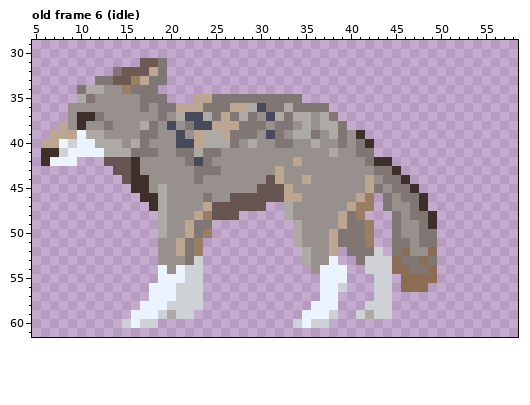
Pixel-art file, stored at Art shit/Character Art/Wolf+LJ/Wolf.ase. The picture above is the old version.
64x64 pixels, 7 frames. Shown: old frame 6 (idle): x 5..58, y 29..61. The commit also changed other frames, which this record leaves out.
Once edited:
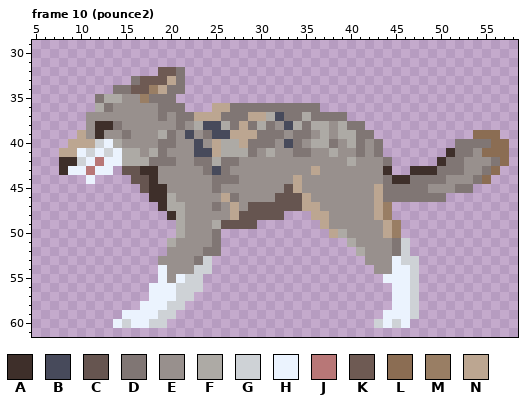
Palette (. is transparent): A #3e2f2a  B #474a5b  C #665550  D #807674  E #98908d  F #adaaa5  G #ced2d6  H #ebf3fe  J #b87777  K #6e5a53  L #8b6d53  M #997e64  N #bca691
A new or re-ordered frame is compared with the old frame closest to it.
From the commit log: added wolf pounce2 animation
From old to new:
frames 7 -> 10
--- frame 10 (pounce2) is new; against old frame 6 (idle)
@@ x 5..58 @@
 30 ......................................................
-31 ............KKD.......................................
-32 .........DKKKND.......................................
-33 .......DDKKMNDD.......................................
-34 .....DFFEEMDDD........................................
-35 .....FDEEEEEDDD...NNDDDDDDDDDD........................
-36 ....EEEEEEEEDEDDNNNDDDNNFBDDFDDDD.....................
-37 ....EAADEEEEEEDEFBBFDNDFDEBFDFFEFD....................
-38 ...NEAEEDEEEFDEBEDBBNNNDDDEDDEFEFFD...................
-39 ..NNNHFFEEEEDDEEBENFFNDDDEBDEFFDEFDEA.................
-40 .NNHGHHFFFEFDEEEBBNFFFDEFEEDDEEFEEDEDA................
-41 .AAGHHHHFFFDDDEEDDFDDEEEEEEEEEEEEFEEDD................
-42 .AHHH...CCCAEEEEEDBDEEEEEEEEENEEEEEEEDAA..............
-43 .........CCAEEEEEEDDDEEEEEENEEEEEEEEEEDDA.............
-44 ..........CAAEEEEEDEEEEEEECNEENEEEEEENEDDA............
-45 ...........AAEFEEEEEEEEEECCCNEEEEEEEENDEDDA...........
-46 ............AAFEEEEDEECCCCCCNNEEEEEENM.DEDDA..........
-47 .............AFEEEENCCCCCC..FEEEEEENMM.DEEDA..........
-48 ..............FEEENMCCC.....FEEEEENDM...DEDDA.........
-49 ..............FEENDD.........FEEEENDDM..DEEDA.........
-50 ..............FEENDM.........FEEENDDDM..DEEDD.........
-51 ..............EENDM..........FEEENDDDM..DDEDD.........
-52 ..............EENDM...........FEEN.DDDG.DLEEL.........
-53 ..............EEEDG...........FEEH..DGGGLDDLD.........
-54 ..............HEHGG............EHHH..GGGLLDDL.........
-55 ..............HHHGG.............HHH...GG.LLLL.........
-56 .............HHHGGG.............HHG...GG.LLL..........
-57 .............HHHGGG.............HH....GG..............
-58 ............HHHGGGG............HHH...GGG..............
-59 ...........HHHGFGG............HHHG..GFGG..............
-60 ..........GHGG...............GHGG.....................
+31 ......................................................
+32 ..............KKD.....................................
+33 ...........DKKKND.....................................
+34 .........DDKKMNDD.....................................
+35 .......DFFEEMDDD......................................
+36 .......FDEEEEEDDD...NNDDDDDDDDDD......................
+37 ......EEEEEEEEDEDDNNNDDDNNFBDDFDDDD...................
+38 ......EAADEEEEEEDEFBBFDNDFDEBFDFFEFDD.................
+39 .....NEAEEDEEEFDEBEDBBNNNDDDEDDEFEFFDD...........LLL..
+40 ....NNNGHFEEEEDDEEBENFFNDDDEBDEFFDEFDED........DDDDLL.
+41 ...NNHGHGHFFEFDEEEBBNFFFDEFEEDDEEFEEDED.......ADDELLL.
+42 ...AAGHJHHFFFDDDEEDDFDDEEEEEEEEEEEEFEEED.....ADDEEEDL.
+43 ...AHHJHH.CCAAEEEEEDBDEEEEEEEEENEEEEEEEA..AAADDDEEDL..
+44 ......H....CCAEEEEEEDDDEEEEEENEEEEEEEEEDAADDDDEEEDL...
+45 ............CAAEEEEEDEEEEEEECNEEEEEEEENDDDDDEEEDD.....
+46 .............AAFEEEEENDEEEECCCNEEEEEEENDDDDDDD........
+47 ..............AFFEEEDENECCCCCCNNEEEEEENM..............
+48 ...............AFEEEEENCCCCC...NNEEEEENM..............
+49 ................FEEEFCCCC.......NEEEEEENM.............
+50 ................FEEED............NFEEEENM.............
+51 ...............FEEEED..............FEEEEDG............
+52 ...............EEEEDD...............FEEEDG............
+53 ..............EEEEDG.................EEEHGG...........
+54 ..............HEEEGG..................EEHHG...........
+55 ..............HEHGG....................HHHG...........
+56 .............HHHGGG.....................HHG...........
+57 .............HHHGG......................HHG...........
+58 ............HHHGG.......................HHG...........
+59 ..........HHHHGG.......................HHHG...........
+60 .........HGHHGG.......................GHGH............
 61 ......................................................
